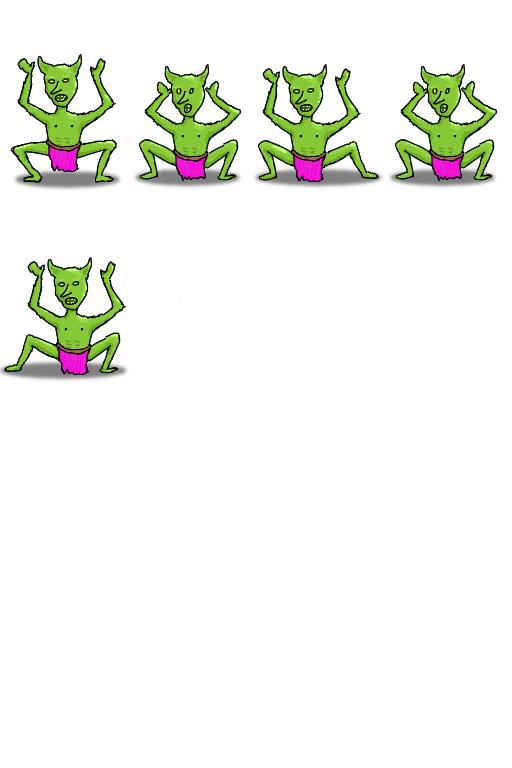
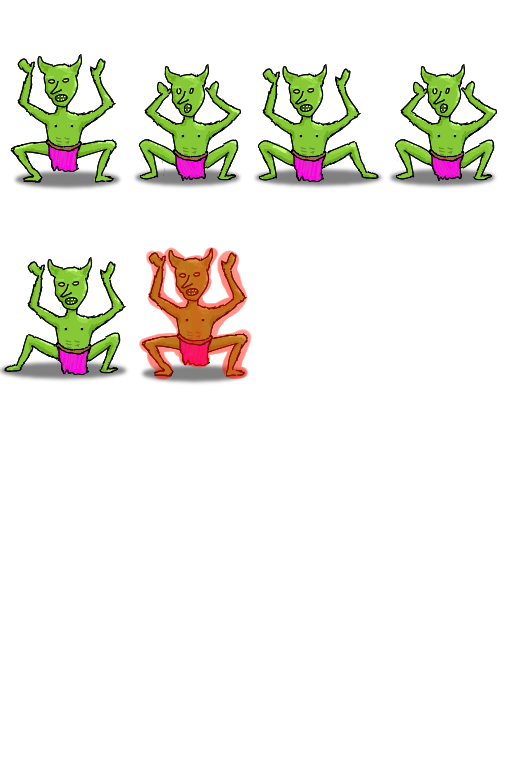
The second w=512, h=768 image is a revision of the first. Changes to its layers:
added group "Hurt1" with 3 layers above "Paint Layer 3" over [139, 247, 252, 385]
added layer "Paint Layer 4" in group "Hurt1" over [139, 247, 252, 384]
added layer "Paint Layer 1" (6th of 6, in "Hurt1") in group "Hurt1" over [139, 247, 252, 385]
added layer "Paint Layer 2" (6th of 6, in "Hurt1") in group "Hurt1" over [139, 247, 252, 385]
painted on "Paint Layer 3" over [139, 247, 252, 385]
